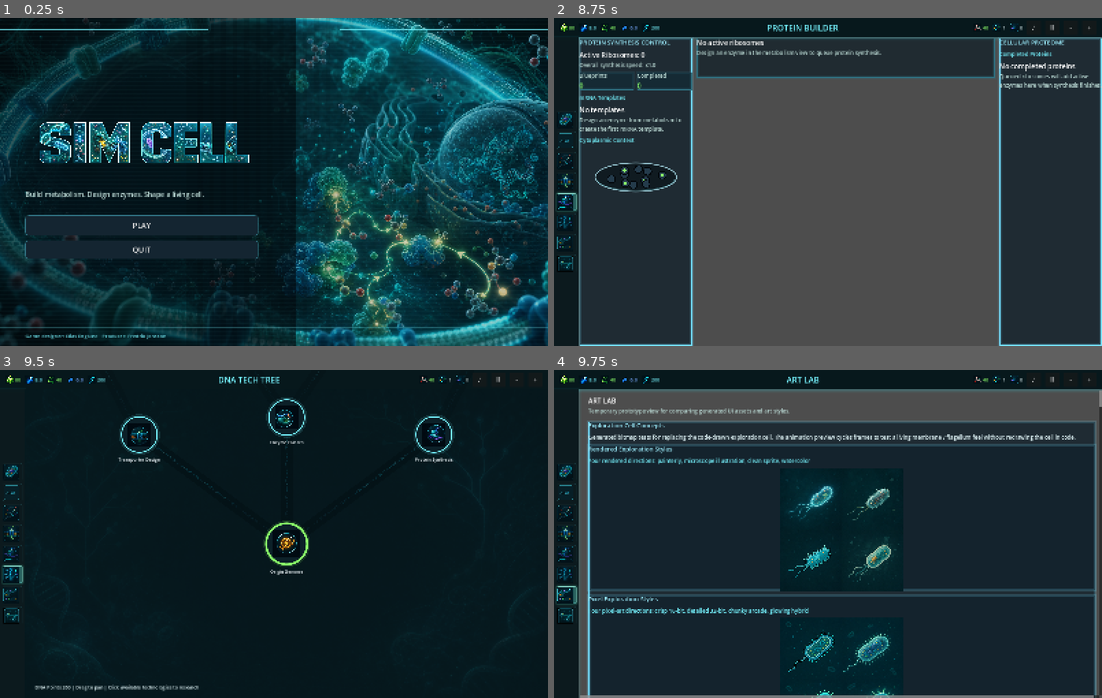
Above: before the commit, frames 1-4 (two rows, left to right).
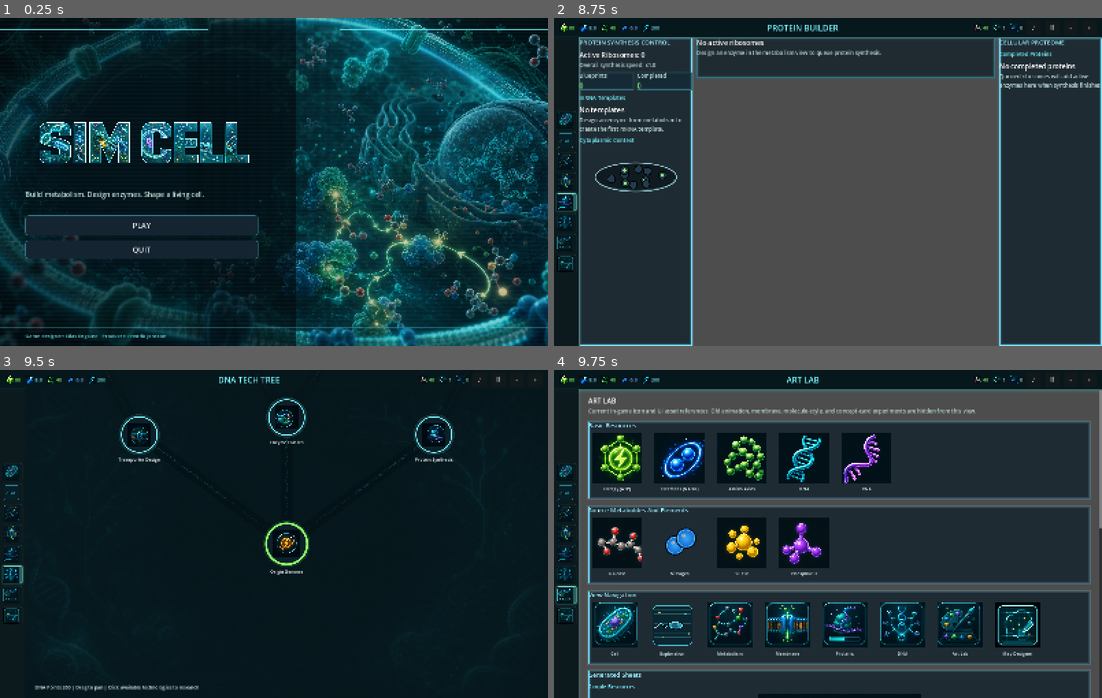
Above: after the commit, the same moments.

Repository: EliasEnglund/SimCell
Game: Godot game, scene res://scenes/main.tscn
Two runs of this game, one before a commit and one after it. Both use one fixed random seed, a clock stepped at 60 frames per second and the inputs below.
Inputs (mouse positions are in pixels of both pictures, inside the frame that each line leads up to):
- Up to frame 1 (0.25 s): no input
- Up to frame 2 (8.75 s): click "PLAY" at 0.5 s; click "♪" at 1.25 s; click "♫" at 2 s; click "Ⅱ" at 2.75 s; click "-" at 3.5 s; click "+" at 4.25 s; click (564, 119) at 5.02 s; click (564, 139) at 5.77 s; click (564, 162) at 6.52 s; click (564, 182) at 7.27 s; click (564, 201) at 8.02 s
- Up to frame 3 (9.5 s): click (10, 573) at 8.77 s
- Up to frame 4 (9.75 s): click (564, 596) at 9.52 s

Frames 1-3 are identical in both runs. In frame 4, 31% of the frame differs, in the area x 4-100%, y 11-100%.

Commit message:
Clean up art lab view

Diff:
--- a/scripts/ui/main.gd
+++ b/scripts/ui/main.gd
@@ -529,13 +529,7 @@
 	stack.size_flags_horizontal = Control.SIZE_EXPAND_FILL
 	stack.add_theme_constant_override("separation", 18)
 	margin.add_child(stack)
-	stack.add_child(_title("ART LAB", "Temporary prototype view for comparing generated UI assets and art styles."))
-	stack.add_child(_art_exploration_cell_concepts_section())
-	stack.add_child(_art_flagellum_animation_section())
-	stack.add_child(_art_molecule_variant_section())
-	stack.add_child(_art_selected_molecule_examples_section())
-	stack.add_child(_art_enzyme_reaction_selector_section())
-	stack.add_child(_art_enzyme_card_variants_section())
+	stack.add_child(_title("ART LAB", "Current in-game icon and UI asset references. Old animation, membrane, molecule-style, and concept-card experiments are hidden from this view."))
 	stack.add_child(_art_icon_section("Basic Resources", [
 		["Energy (ATP)", "res://assets/art_lab/icons/resources/atp_simple.png"],
 		["Electrons (NADH)", "res://assets/art_lab/icons/resources/nadh_simple.png"],
@@ -566,18 +560,6 @@
 		["Detailed Elements", "res://assets/art_lab/sheets/source_icons_sheet.png"],
 		["Views", "res://assets/art_lab/sheets/view_icons_sheet.png"]
 	]))
-	stack.add_child(_art_sheet_section("Membrane Transporter Concepts", [
-		["20 transporter variants", "res://assets/art_lab/membrane/transporter-variants.png"]
-	], 520.0))
-	stack.add_child(_art_sheet_section("Membrane Unit And Strip Concepts", [
-		["Phospholipid units and repeatable membrane strips", "res://assets/art_lab/membrane/membrane-variants.png"]
-	], 470.0))
-	stack.add_child(_art_sheet_section("Layered Phospholipid Palettes", [
-		["Separated heads, separated tails, assembled units, and bilayer previews", "res://assets/art_lab/membrane/layered-phospholipid-palette.png"]
-	], 520.0))
-	stack.add_child(_art_ai_membrane_concepts_section())
-	stack.add_child(_art_prerendered_membrane_section())
-	stack.add_child(_art_phospholipid_animation_section())
 
 func _art_exploration_cell_concepts_section() -> Control:
 	var panel := _glow_panel("Exploration Cell Concepts")
